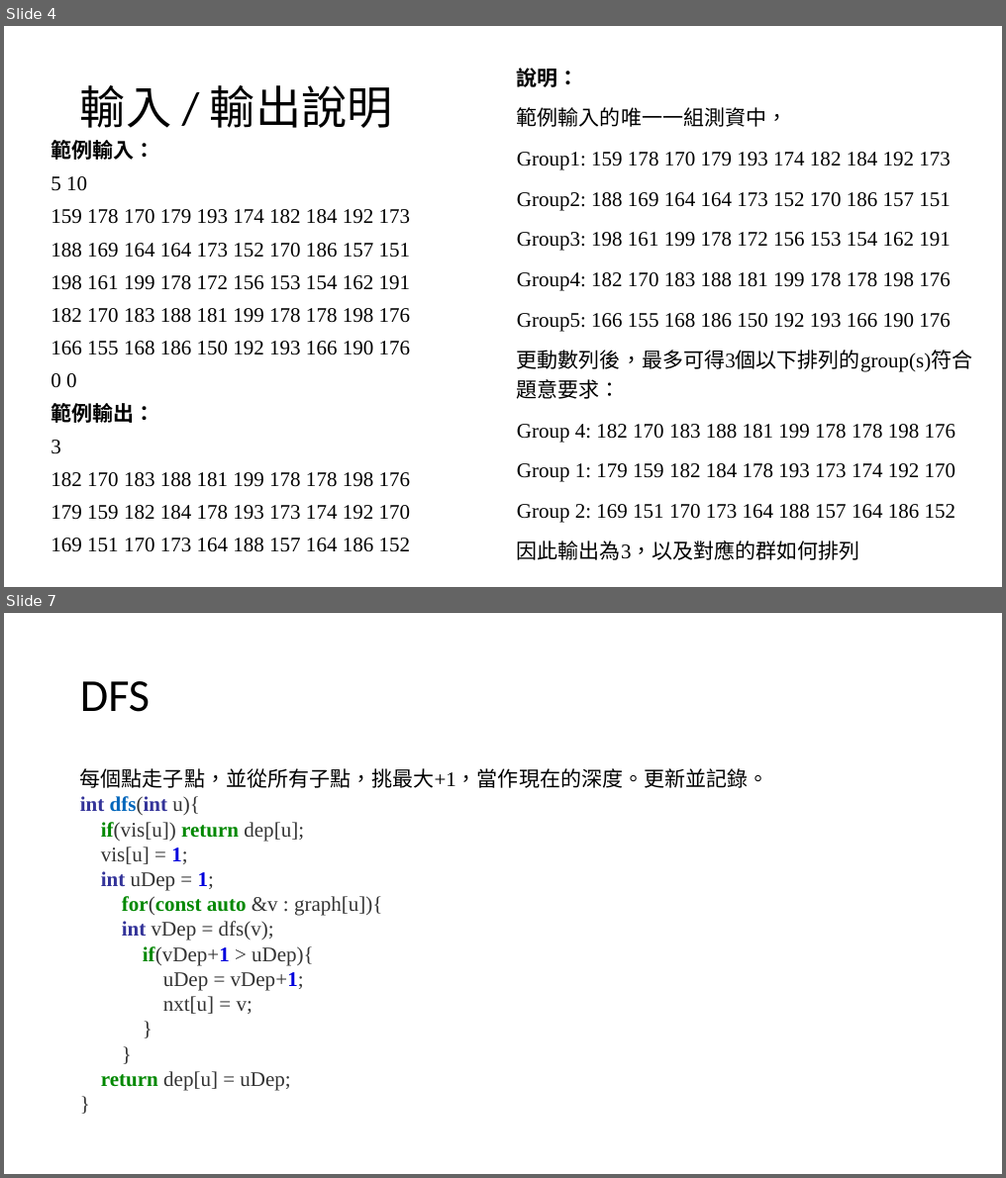
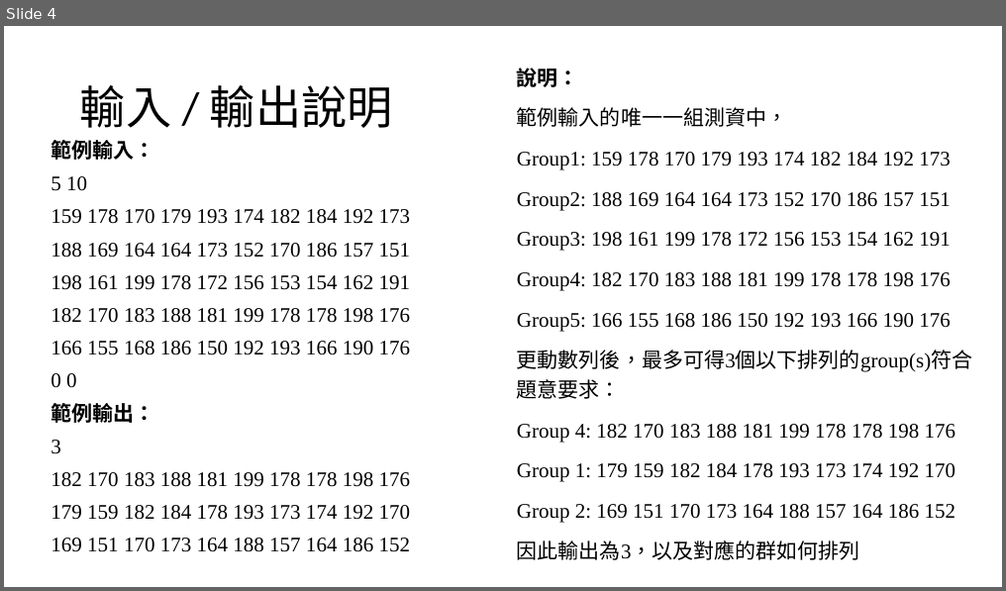
Before and after one commit to louisfghbvc/GenericProgrammingSTL, a slide deck: HW4 應用程式設計/說明.pptx. Shown one above the other, each under a label of ours: slides 4 and 7 before the commit, slide 4 after it; the slides between them are not shown. The pictures are 1006x1178 and 1006x591 pixels, drawn with LibreOffice and Linux fonts; fonts in the diff are those of the drawing. Boxes give left, top, right and bottom in pixels: in the first picture for what was removed or moved away, otherwise in the second. Text is boxed around its words. In the diff, an @@ line names an element or a change of style, - is before the commit and + after.

```diff
--- a/HW4 應用程式設計/說明.pptx
+++ b/HW4 應用程式設計/說明.pptx
@@ slide 7 removed at box(4, 613, 1002, 1174), background #FFFFFF @@
@@ title removed at box(80, 681, 150, 712) @@
-DFS
@@ text removed at box(80, 768, 769, 1091) @@
-每個點走子點，並從所有子點，挑最大+1，當作現在的深度。更新並記錄。
-int dfs(int u){
-if(vis[u]) return dep[u];
-vis[u] = 1;
-int uDep = 1;
-for(const auto &v : graph[u]){
-int vDep = dfs(v);
-if(vDep+1 > uDep){
-uDep = vDep+1;
-nxt[u] = v;
-}
-}
-return dep[u] = uDep;
-}
```
Also in this commit, not shown: 3 slides changed, 4 slides added, 1 other slide removed.
